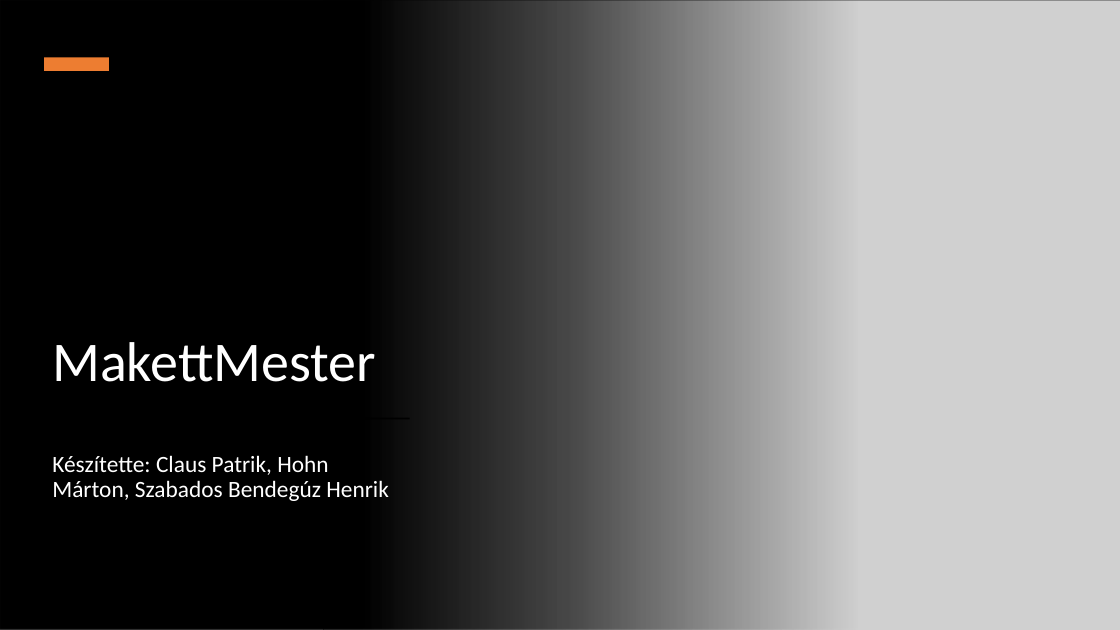
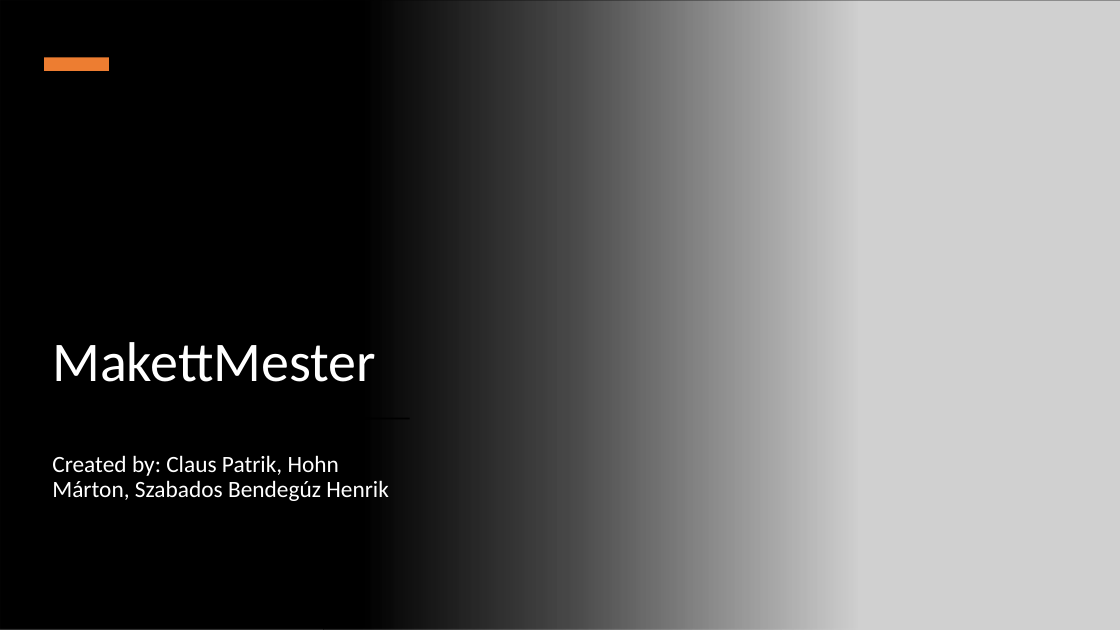
Before and after one commit to ClausPatrik/Makettoldal, a slide deck: slide 1 of MakettMester.pptx. Drawn at 1120x630 pixels with LibreOffice and Linux fonts; fonts in the diff are those of the drawing; grey boxes stand for pictures. Boxes give left, top, right and bottom in pixels: in the first picture for what was removed or moved away, otherwise in the second. Text is boxed around its words. In the diff, an @@ line names an element or a change of style, - is before the commit and + after.

Commit message:
ppt

```diff
--- a/MakettMester.pptx
+++ b/MakettMester.pptx
@@ subtitle at (x1=52, y1=455, x2=389, y2=501): text changed @@
-Készítette: Claus Patrik, Hohn Márton, Szabados Bendegúz Henrik
+Created by: Claus Patrik, Hohn Márton, Szabados Bendegúz Henrik
```
Also in this commit, not shown: 1 other slide changed, 1 slide added.
